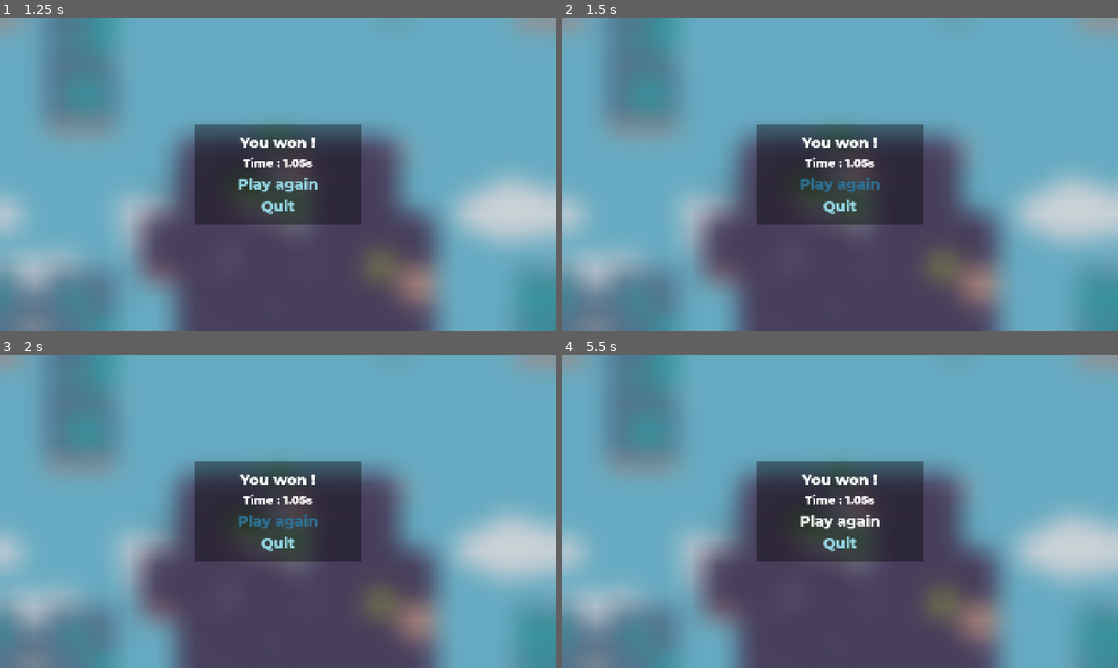
Above: before the commit, frames 1-4 (two rows, left to right).
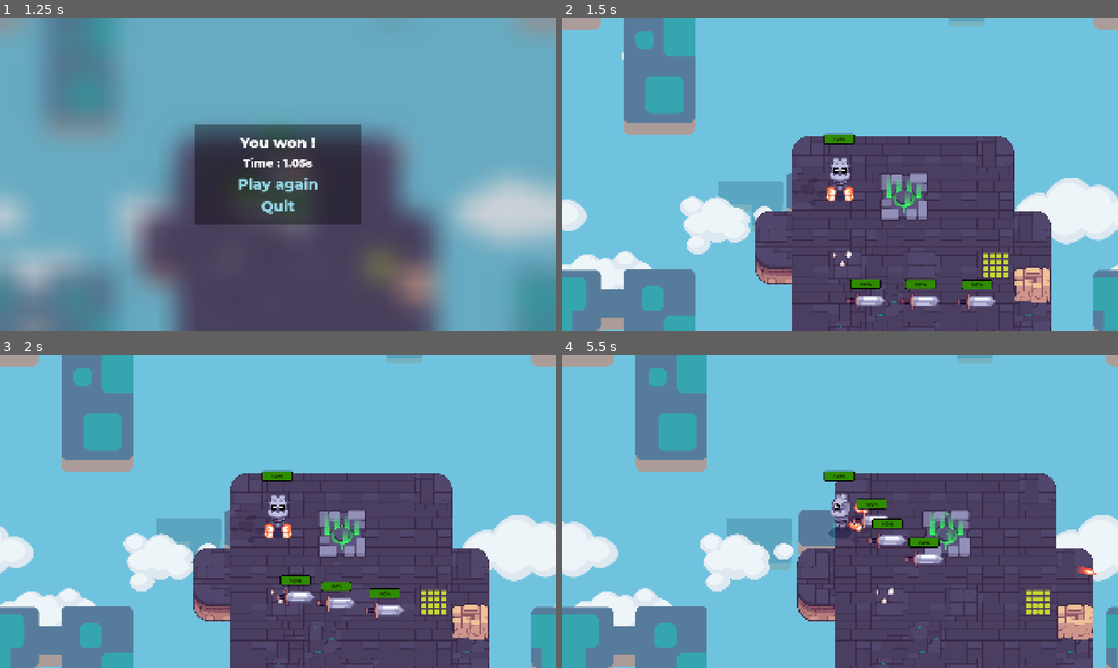
Above: after the commit, the same moments.

Repository: iFryTheReal/GDQuestTweenStick
Game: Godot game, scene res://levels/level_1.tscn
Two runs of this game, one before a commit and one after it. Both use one fixed random seed, a clock stepped at 60 frames per second and the inputs below. The project has no main scene, so this scene is started directly. Sound files missing from this copy of the repository are replaced by a short silence.
Inputs (mouse positions are in pixels of both pictures, inside the frame that each line leads up to):
- Up to frame 1 (1.25 s): tap Enter at 0.5 s; move the mouse to (400, 158) at 0.52 s; hold D (move_right) from 0.53 s (still down); hold E (interact) from 0.53 s (still down); click (400, 158) at 0.67 s
- Up to frame 2 (1.5 s): release D (move_right) at 1.25 s; release E (interact) at 1.25 s; click (840, 183) at 1.25 s, where only the run after the commit has a clickable "Play again"
- Up to frame 3 (2 s): no input
- Up to frame 4 (5.5 s): move the mouse to (728, 527) at 2.02 s; hold S (move_down) 2.03-2.78 s; tap Space (shoot) at 2.1 s; move the mouse to (895, 442) at 2.77 s; hold D (move_right) 2.78-3.53 s; hold E (interact) 2.78-3.53 s; move the mouse to (812, 574) at 3.52 s; hold W (move_up) 3.53-4.25 s; tap Z at 3.6 s; click (812, 574) at 3.67 s; click (840, 520) at 4.25 s, where only the run after the commit has a clickable "Play again"; move the mouse to (1006, 558) at 5.02 s; hold A (move_left) from 5.03 s (still down); hold Space (shoot) from 5.03 s (still down)

Frame 1 is identical in both runs. In frame 2, 81% of the frame differs, in the area x 0-100%, y 0-100%; in frame 3, 81%; in frame 4, 85%.

Commit message:
Add their function to the end menu buttons

Diff:
--- a/ui/end_menu.gd
+++ b/ui/end_menu.gd
@@ -1,11 +1,19 @@
 extends CenterContainer
 
 @onready var _time: Label = %Time
+@onready var _replay_button: Button = %ReplayButton
+@onready var _quit_button: Button = %QuitButton
 
 var start_time: float = 0.0
 
 func _ready() -> void:
 	start_time = Time.get_ticks_msec()
+
+	_replay_button.pressed.connect(func () -> void:
+		get_tree().paused = false
+		get_tree().reload_current_scene()
+	)
+	_quit_button.pressed.connect(get_tree().quit)
 
 func make_visible() -> void:
 	get_tree().paused = true
--- a/ui/end_menu.tscn
+++ b/ui/end_menu.tscn
@@ -48,6 +48,7 @@
 shader_parameter/saturation = 1.0
 
 [node name="EndMenu" type="CenterContainer"]
+process_mode = 3
 anchors_preset = 15
 anchor_right = 1.0
 anchor_bottom = 1.0
@@ -82,10 +83,12 @@
 text = "Time : s"
 horizontal_alignment = 1
 
-[node name="Button" type="Button" parent="Panel/VBoxContainer"]
+[node name="ReplayButton" type="Button" parent="Panel/VBoxContainer"]
+unique_name_in_owner = true
 layout_mode = 2
 text = "Play again"
 
-[node name="Button2" type="Button" parent="Panel/VBoxContainer"]
+[node name="QuitButton" type="Button" parent="Panel/VBoxContainer"]
+unique_name_in_owner = true
 layout_mode = 2
 text = "Quit"
